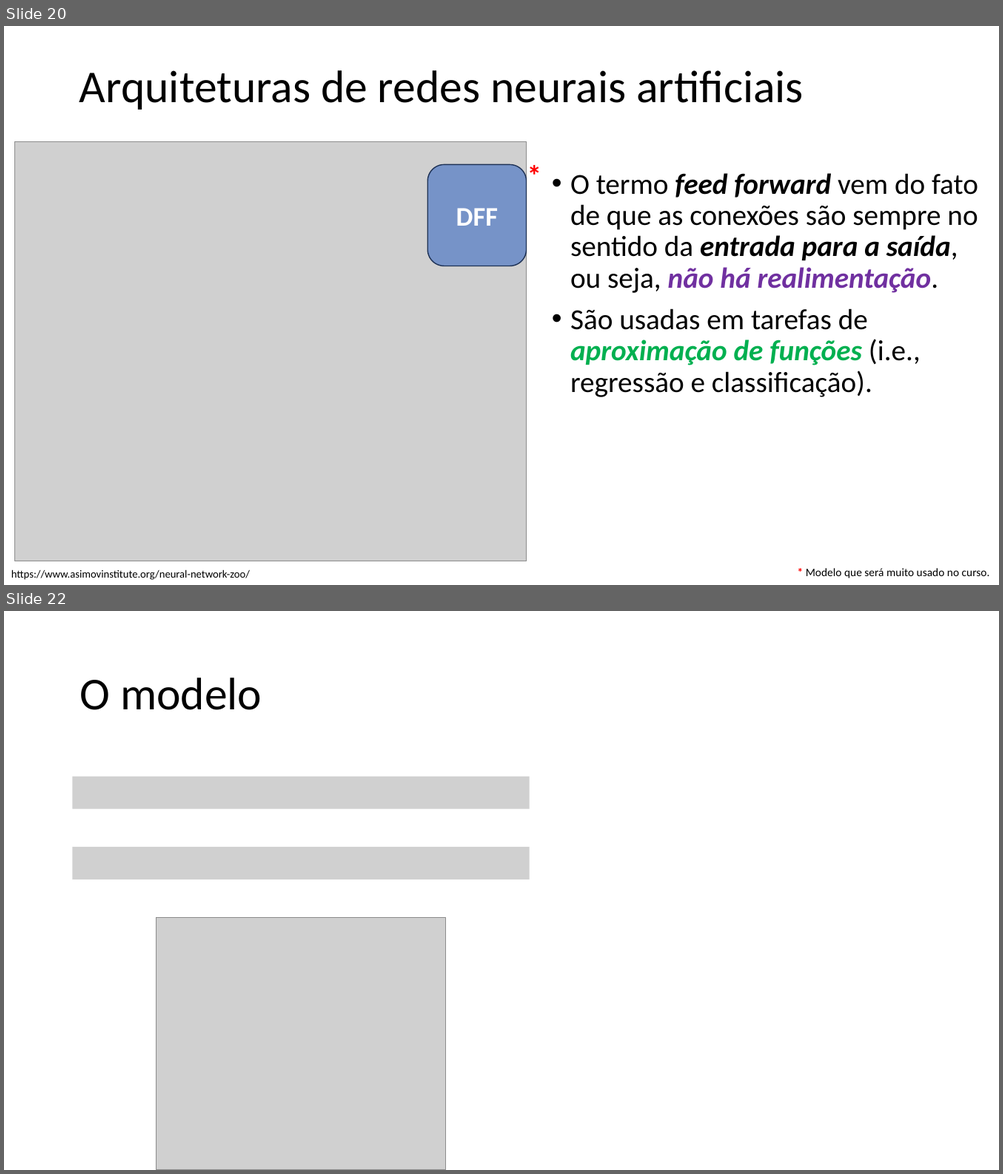
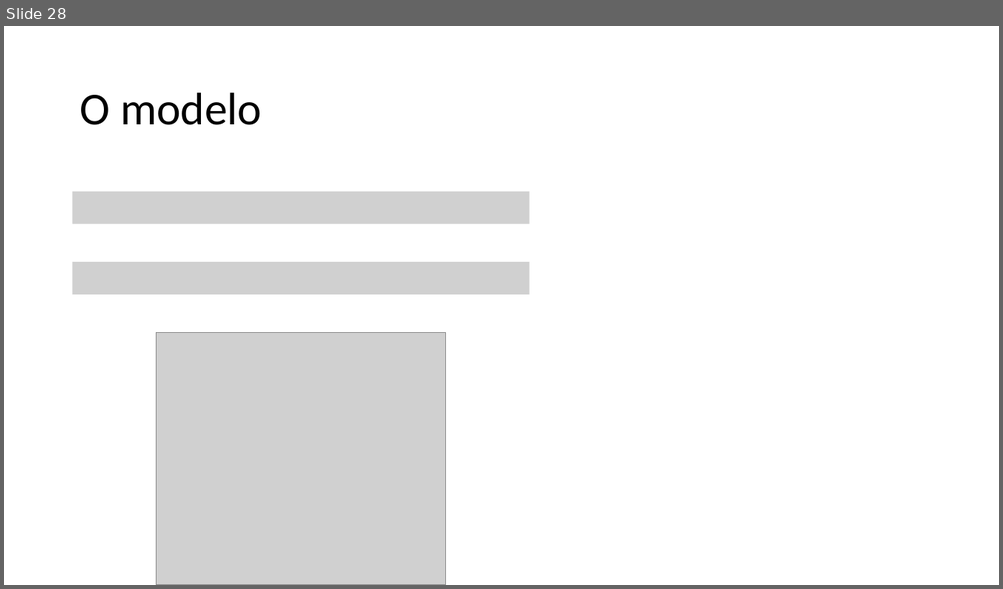
Before and after one commit to zz4fap/c24_inteligencia_artificial, a slide deck: slides/C24_MLP.pptx. Shown one above the other, each under a label of ours: slides 20 and 22 before the commit, slide 28 after it; the slides between them are not shown. The pictures are 1003x1174 and 1003x589 pixels, drawn with LibreOffice and Linux fonts; fonts in the diff are those of the drawing; grey boxes stand for pictures. Boxes give left, top, right and bottom in pixels: in the first picture for what was removed or moved away, otherwise in the second. Text is boxed around its words. In the diff, an @@ line names an element or a change of style, - is before the commit and + after.

```diff
--- a/slides/C24_MLP.pptx
+++ b/slides/C24_MLP.pptx
@@ slide 20 removed at (x1=4, y1=26, x2=999, y2=585), background #FFFFFF @@
@@ title removed at (x1=79, y1=70, x2=803, y2=110) @@
-Arquiteturas de redes neurais artificiais
@@ picture removed at (x1=14, y1=141, x2=526, y2=562) @@
@@ text removed at (x1=520, y1=153, x2=547, y2=196) @@
-*
@@ rounded rectangle removed at (x1=428, y1=165, x2=526, y2=266) @@
-DFF
@@ text removed at (x1=570, y1=173, x2=978, y2=397) @@
-• O termo feed forward vem do fato de que as conexões são sempre no sentido da entrada para a saída, ou seja, não há realimentação.
-• São usadas em tarefas de aproximação de funções (i.e., regressão e classificação).
@@ text removed at (x1=11, y1=570, x2=250, y2=580) @@
-https://www.asimovinstitute.org/neural-network-zoo/
@@ text removed at (x1=805, y1=568, x2=990, y2=579) @@
-* Modelo que será muito usado no curso.
@@ what was slide 22 is now slide 28 @@
```
Also in this commit, not shown: 3 slides changed, 13 slides added, 10 other slides removed.
